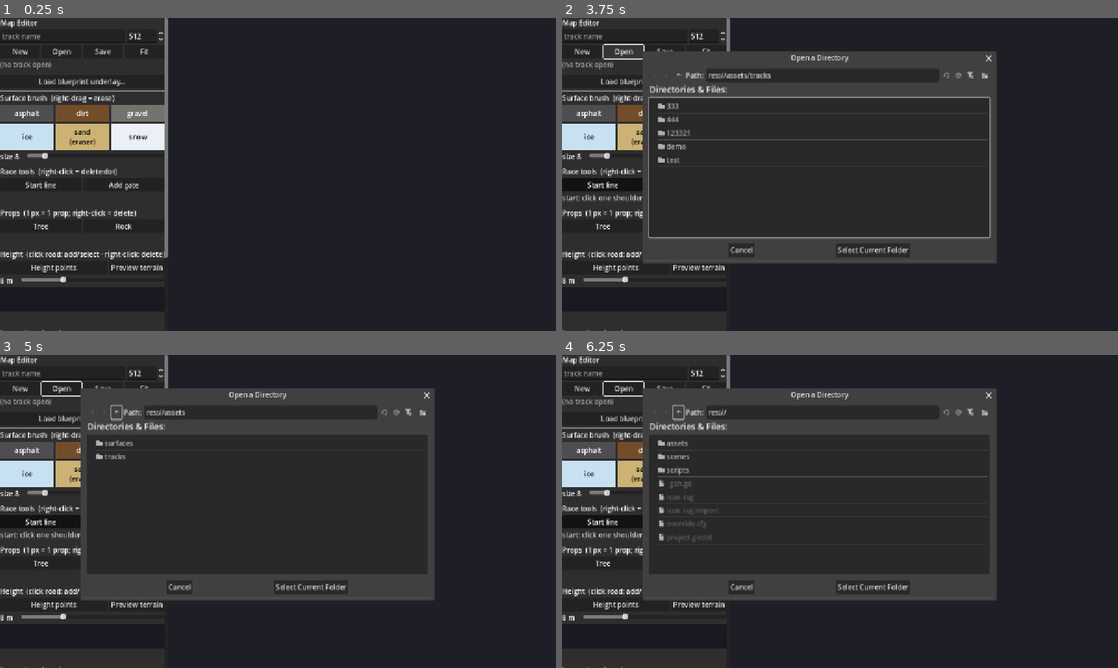
Above: before the commit, frames 1-4 (two rows, left to right).
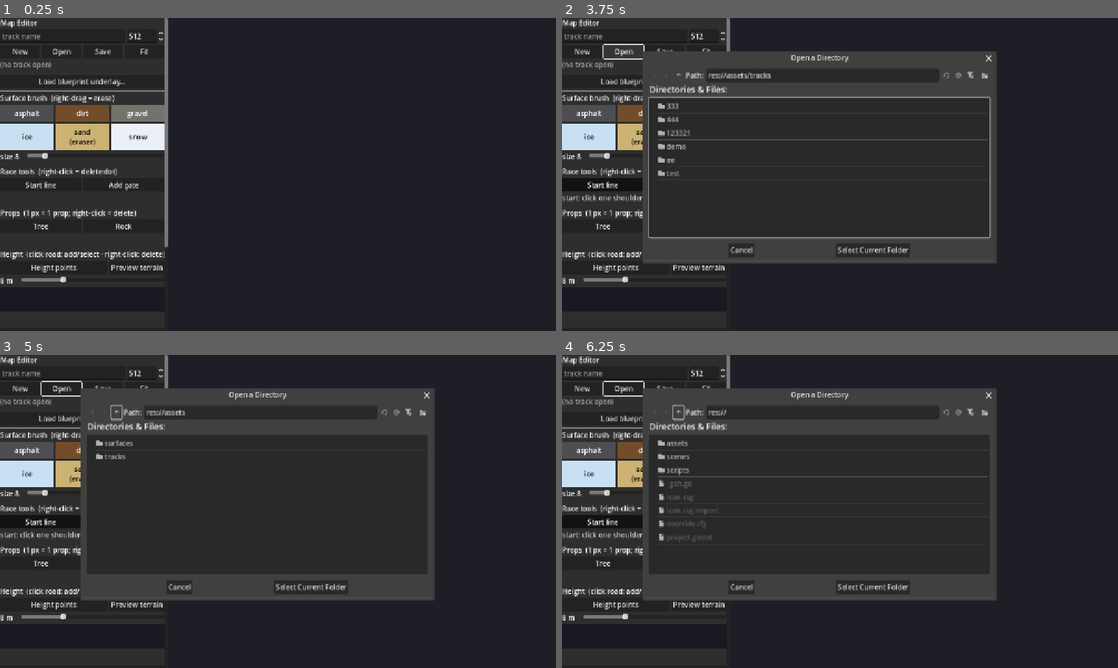
Above: after the commit, the same moments.

Repository: artemiiShabanov/RallyRivals
Game: Godot game, scene res://scenes/tools/map_editor.tscn
Two runs of this game, one before a commit and one after it. Both use one fixed random seed, a clock stepped at 60 frames per second and the inputs below. The project has no main scene, so this scene is started directly.
Inputs (mouse positions are in pixels of both pictures, inside the frame that each line leads up to):
- Up to frame 1 (0.25 s): no input
- Up to frame 2 (3.75 s): click "Start line" at 0.5 s; click "Start line" at 1.25 s; click "New" at 2 s; click "New" at 2.75 s; click "Open" at 3.5 s
- Up to frame 3 (5 s): click (116, 411) at 4.25 s
- Up to frame 4 (6.25 s): click (678, 411) at 5 s; click "Fit" at 5.75 s

The runs differ from the first frame. In frame 1, less than 0.1% of the frame differs, in the area x 0-31%, y 73-100%; in frame 2, less than 0.1%, in the area x 0-22%, y 44-100%; in frame 3, less than 0.1%; in frame 4, less than 0.1%.

Commit message:
Map editor: export & bake — the editor is complete
One button: validate (analysis precondition), save the 3 painted
layers, derive the full-res heightmap.exr via HeightmapBuilder, run the
real TrackBaker on the folder (path_points scaled to lap length).
Async with status narration between phases.

Verified headless end to end: an editor-authored annulus with two
height points exports and bakes — heightmap.exr carries the authored
20 m, the baked HeightMapShape3D collision reads 20 m at that spot,
TrackPath/StartFinish/Checkpoints present.

Task code-tools-map-editor-export done (27/127). Map editor group
complete: paint -> start/gates -> props -> height points -> preview ->
export -> drivable baked scene, with undo and baker-backed validation
throughout.

Co-Authored-By: Claude Opus 4.8 <noreply@anthropic.com>

Diff:
--- /dev/null
+++ b/rallyrivals/assets/tracks/ee/editor.json
@@ -0,0 +1,21 @@
+{
+	"blueprint": {
+		"opacity": 0.5,
+		"path": "",
+		"visible": true
+	},
+	"height_points": [],
+	"layer_opacity": {
+		"markers": 1.0,
+		"race": 1.0,
+		"surface": 1.0,
+		"terrain": 0.7
+	},
+	"layer_visible": {
+		"markers": true,
+		"race": true,
+		"surface": true,
+		"terrain": true
+	},
+	"size": 512
+}
--- a/rallyrivals/scripts/tools/map_editor/map_editor.gd
+++ b/rallyrivals/scripts/tools/map_editor/map_editor.gd
@@ -253,6 +253,12 @@
 	_height_hint.autowrap_mode = TextServer.AUTOWRAP_WORD_SMART
 	_height_hint.modulate = Color(1, 1, 1, 0.7)
 	vb.add_child(_height_hint)
+
+	vb.add_child(HSeparator.new())
+	var export_btn := Button.new()
+	export_btn.text = "Export & bake track"
+	export_btn.pressed.connect(_export_and_bake)
+	vb.add_child(export_btn)
 
 	vb.add_child(HSeparator.new())
 	var layers_title := Label.new()
@@ -776,6 +782,48 @@
 		return
 	get_viewport().set_input_as_handled()
 
+# ---------- export & bake ----------
+## The editor's endpoint: save the 3 painted layers, derive the full-res heightmap.exr, then
+## run the real TrackBaker on the folder — the same pipeline the CLI and bake button use.
+func _export_and_bake() -> void:
+	if doc == null:
+		_set_status("open a track first")
+		return
+	if not _ensure_analysis():
+		_set_status("export blocked: " + _height_hint.text)
+		return
+	_set_status("export: saving layers...")
+	await get_tree().process_frame
+	var err := doc.save()
+	if err != OK:
+		_set_status("export failed while saving (%s)" % error_string(err))
+		return
+	_set_status("export: building full-res heightmap (takes a moment)...")
+	await get_tree().process_frame
+	var anchors := _builder.anchors_from(_analysis, doc.height_points)
+	var hm := _builder.build(doc.size, _analysis, anchors, doc.size)
+	var hm_err := hm.save_exr(ProjectSettings.globalize_path(doc.dir.path_join("heightmap.exr")))
+	if hm_err != OK:
+		_set_status("export failed writing heightmap.exr (%s)" % error_string(hm_err))
+		return
+	_set_status("export: baking...")
+	await get_tree().process_frame
+	var baker := TrackBaker.new()
+	baker.src_dir = doc.dir
+	baker.out_scene = doc.dir.path_join("baked_track.tscn")
+	baker.max_height = _builder.max_height
+	baker.path_points = clampi(int(float(_analysis["total"]) / 45.0), 24, 64)
+	for s in _surfaces:
+		if s != _off_road:
+			baker.surfaces.append(s)
+	baker.off_road_surface = _off_road
+	var bake_err := baker.bake()
+	if bake_err != OK:
+		_set_status("bake failed (%s) — see console errors" % error_string(bake_err))
+		return
+	_set_dirty(false)   # save happened as part of the export
+	_set_status("exported + baked -> %s (drive it via track_demo's baked_scene_path)" % baker.out_scene)
+
 # ---------- sync ----------
 func _after_doc_change(status: String) -> void:
 	_set_dirty(false)
Not shown, added: rallyrivals/assets/tracks/ee/markers.png.import
Not shown, added: rallyrivals/assets/tracks/ee/race.png.import
Binary file added: rallyrivals/assets/tracks/ee/surface.png
Not shown, added: rallyrivals/assets/tracks/ee/surface.png.import
Not shown, changed: STATUS.md
Not shown, changed: tasks.yaml
